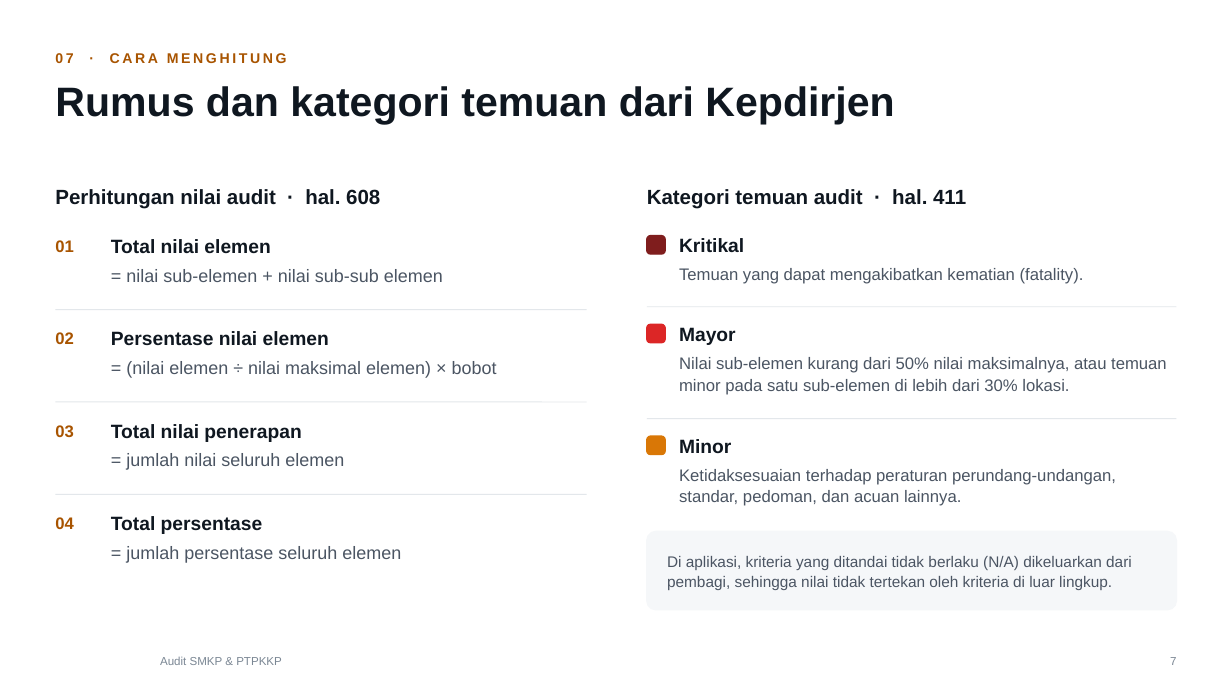
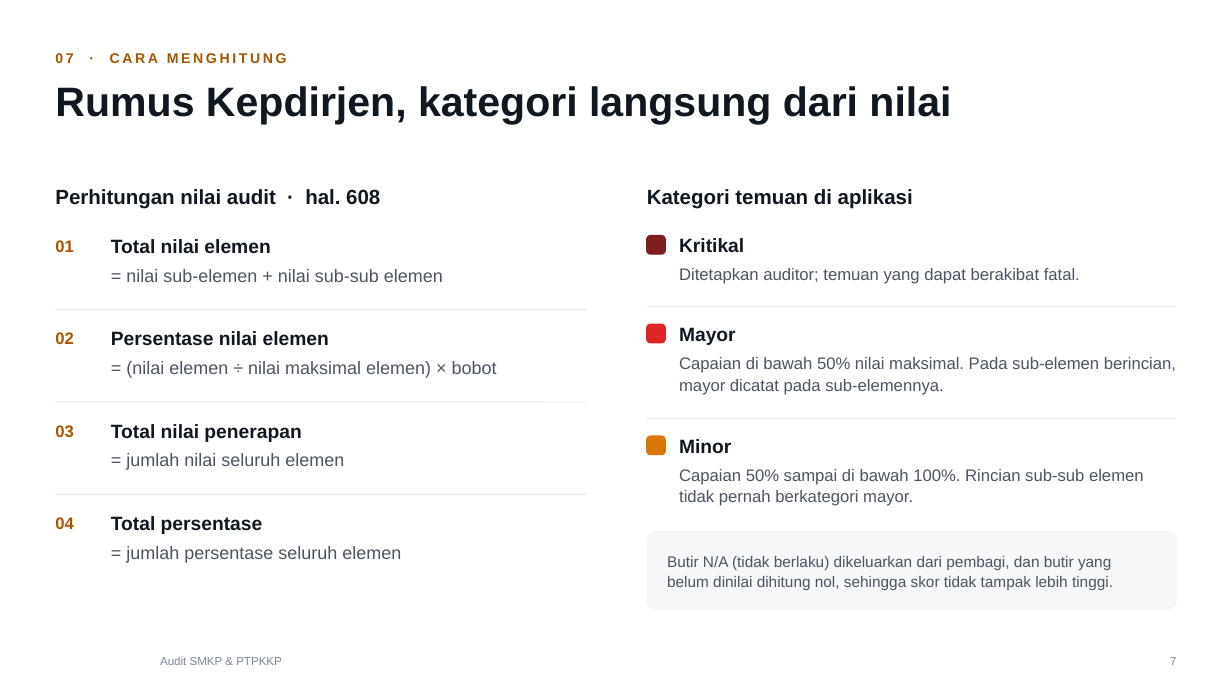
Before and after one commit to ozuby24/EQOHSEE, a slide deck: slide 7 of docs/jual/smkp/Promosi-Audit-SMKP-PTPKKP-EQOHSEE.pptx. Drawn at 1232x693 pixels with LibreOffice and Linux fonts; fonts in the diff are those of the drawing; background and template pictures are left out. Boxes give left, top, right and bottom in pixels: in the first picture for what was removed or moved away, otherwise in the second. Text is boxed around its words. In the diff, an @@ line names an element or a change of style, - is before the commit and + after.

```diff
--- a/docs/jual/smkp/Promosi-Audit-SMKP-PTPKKP-EQOHSEE.pptx
+++ b/docs/jual/smkp/Promosi-Audit-SMKP-PTPKKP-EQOHSEE.pptx
@@ title at (55, 86, 951, 125): text changed @@
-Rumus dan kategori temuan dari Kepdirjen
+Rumus Kepdirjen, kategori langsung dari nilai
@@ text at (647, 189, 913, 209): text changed @@
-Kategori temuan audit · hal. 411
+Kategori temuan di aplikasi
@@ text at (679, 268, 1080, 284): text changed @@
-Temuan yang dapat mengakibatkan kematian (fatality).
+Ditetapkan auditor; temuan yang dapat berakibat fatal.
@@ text at (679, 357, 1176, 395): text changed @@
-Nilai sub-elemen kurang dari 50% nilai maksimalnya, atau temuan minor pada satu sub-elemen di lebih dari 30% lokasi.
+Capaian di bawah 50% nilai maksimal. Pada sub-elemen berincian, mayor dicatat pada sub-elemennya.
@@ text at (679, 469, 1144, 506): text changed @@
-Ketidaksesuaian terhadap peraturan perundang-undangan, standar, pedoman, dan acuan lainnya.
+Capaian 50% sampai di bawah 100%. Rincian sub-sub elemen tidak pernah berkategori mayor.
@@ text at (667, 556, 1113, 590): text changed @@
-Di aplikasi, kriteria yang ditandai tidak berlaku (N/A) dikeluarkan dari pembagi, sehingga nilai tidak tertekan oleh kriteria di luar lingkup.
+Butir N/A (tidak berlaku) dikeluarkan dari pembagi, dan butir yang belum dinilai dihitung nol, sehingga skor tidak tampak lebih tinggi.
```
Also in this commit, not shown: 12 other slides changed, 1 slide added, 1 slide removed, 2 other files.
